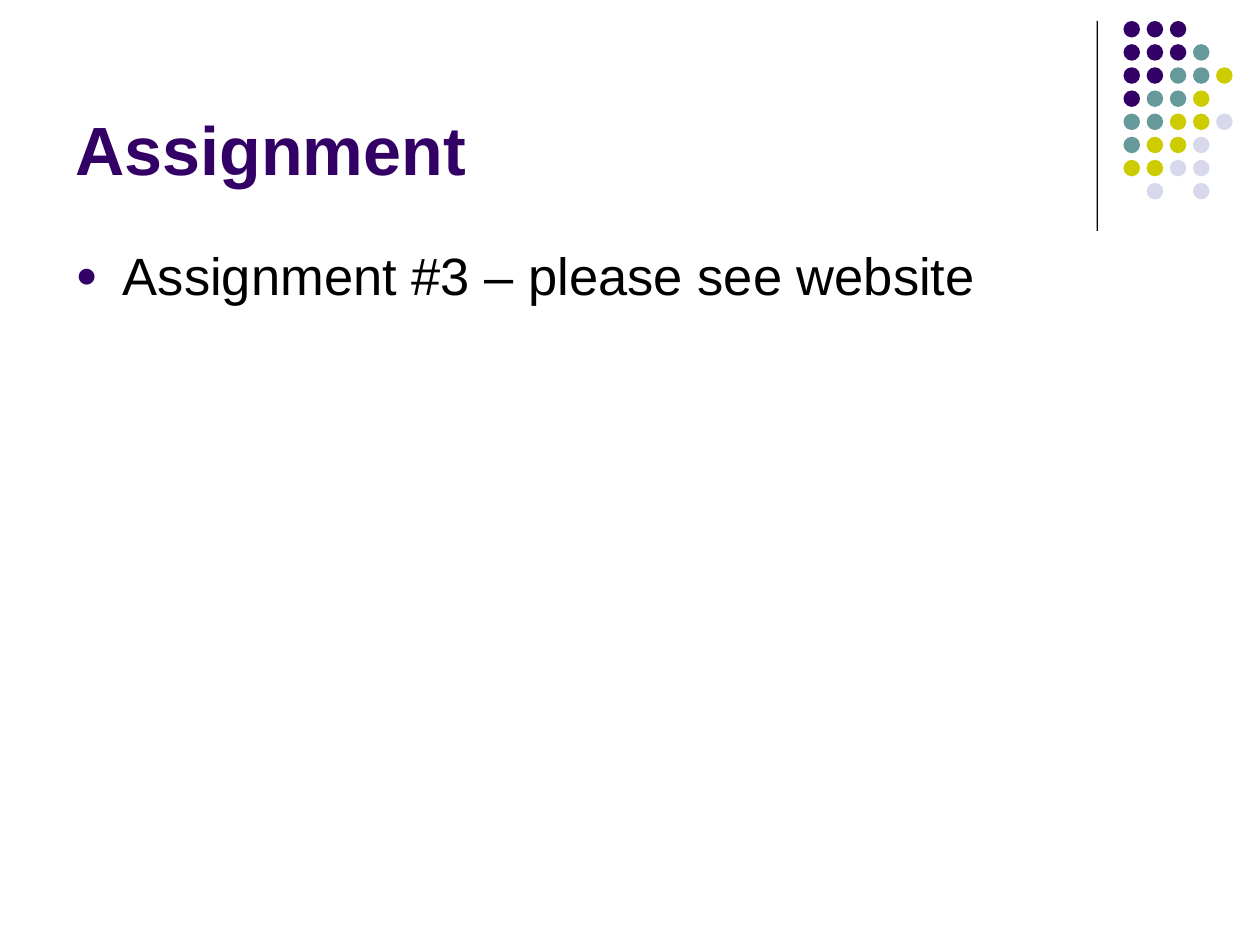
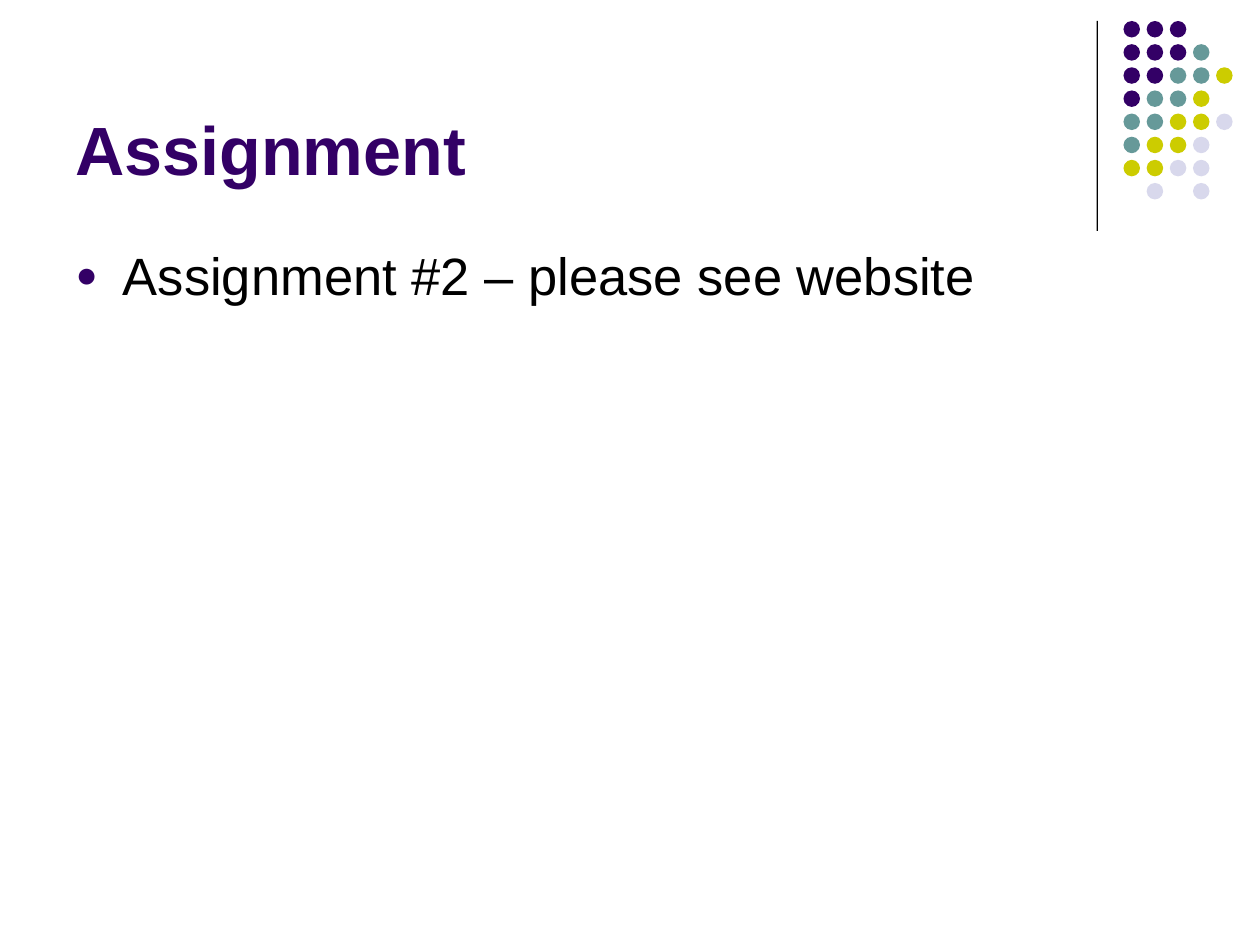
Before and after one commit to lutzhamel/CSC402, a slide deck: slide 16 of notes/csc402-ln004.pptx. Drawn at 1260x945 pixels with LibreOffice and Linux fonts; fonts in the diff are those of the drawing. Boxes give left, top, right and bottom in pixels: in the first picture for what was removed or moved away, otherwise in the second. Text is boxed around its words. In the diff, an @@ line names an element or a change of style, - is before the commit and + after.

```diff
--- a/notes/csc402-ln004.pptx
+++ b/notes/csc402-ln004.pptx
@@ text at bbox=[123, 257, 975, 306]: text changed @@
-● Assignment #3 – please see website
+● Assignment #2 – please see website
```
Also in this commit, not shown: 3 other files.
